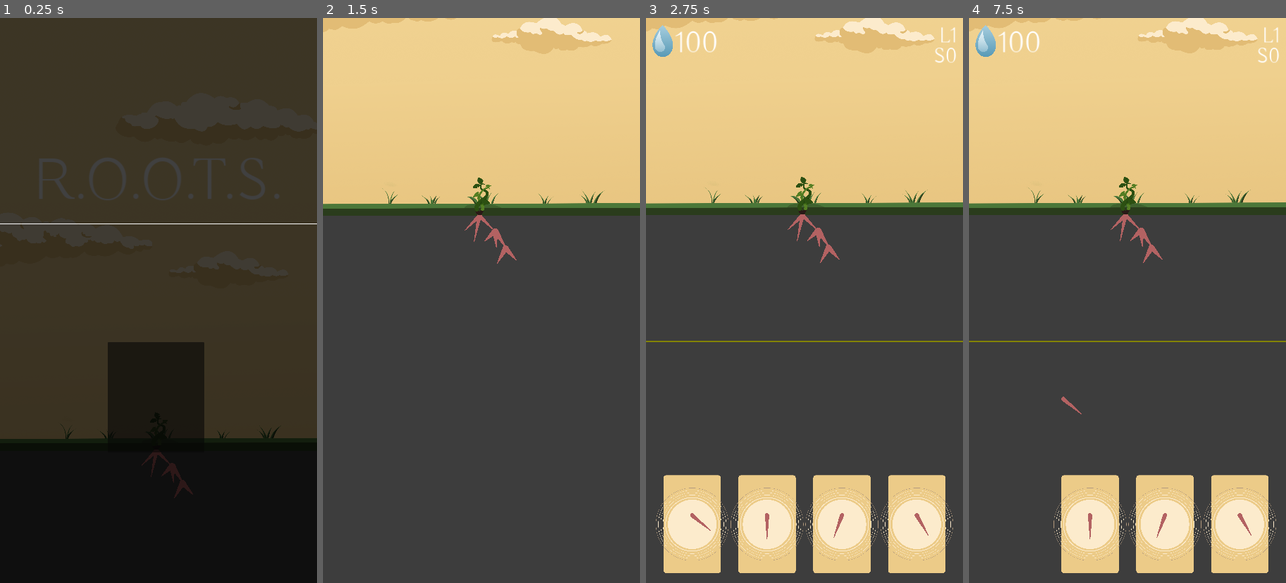
Above: before the commit, frames 1-4 (left to right).
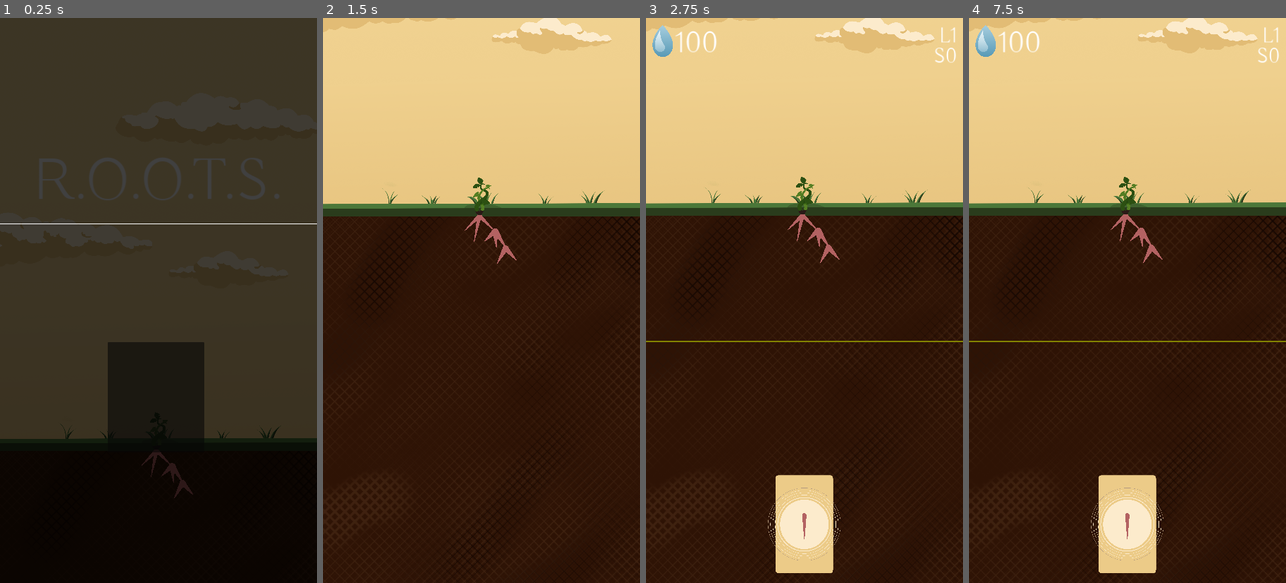
Above: after the commit, the same moments.

Repository: Disablak/ggj23
Game: Godot game, scene res://Main.tscn
The game is run twice, just before and just after one commit, with the same random seed, the same clock (stepped at 60 frames per second) and the same inputs.
Inputs (mouse positions are in pixels of both pictures, inside the frame that each line leads up to):
- Up to frame 1 (0.25 s): no input
- Up to frame 2 (1.5 s): click (478, 396) at 0.5 s; drag from (478, 266) to (513, 176) at 1.27 s
- Up to frame 3 (2.75 s): drag from (801, 221) to (788, 413) at 2.02 s
- Up to frame 4 (7.5 s): move the mouse to (1124, 221) at 2.77 s; click (1124, 221) at 2.92 s; tap Enter at 3.5, 5, 6.5 s; drag from (1140, 238) to (1032, 215) at 3.52 s; tap Space at 4.25, 5.75, 7.25 s; drag from (1152, 255) to (1143, 300) at 4.27 s; drag from (1152, 255) to (1079, 159) at 5.02 s; move the mouse to (1140, 238) at 5.77 s; click (1140, 238) at 5.92 s; drag from (1140, 238) to (1064, 328) at 6.52 s; drag from (1016, 526) to (1159, 176) at 7.27 s

The runs differ from the first frame. In frame 2, 65% of the frame differs, in the area x 0-100%, y 35-100%; in frame 3, 63%; in frame 4, 63%.

Commit message:
level edit

Diff:
--- a/levels/Level1.tscn
+++ b/levels/Level1.tscn
@@ -1,9 +1,11 @@
 [gd_scene load_steps=3 format=3 uid="uid://cf3judo7gtoat"]
 
-[ext_resource type="PackedScene" uid="uid://b3vo7or8n5ot5" path="res://levels/LevelBase.tscn" id="1_xvv0e"]
+[ext_resource type="PackedScene" uid="uid://dqip1rqf4uu1v" path="res://levels/LevelBase.tscn" id="1_xvv0e"]
 [ext_resource type="PackedScene" uid="uid://bv6lfet11yn0t" path="res://scenes/StartStick.tscn" id="2_ok2uy"]
 
 [node name="Level" instance=ExtResource("1_xvv0e")]
+count_variant = 1
+tutorial_card_angles = Array[int]([90, 90])
 
 [node name="Line2D" parent="Stick3" index="3"]
 points = PackedVector2Array(2.08165e-12, 2.08165e-12, -18, 88)
--- a/levels/Level2.tscn
+++ b/levels/Level2.tscn
@@ -1,8 +1,9 @@
 [gd_scene load_steps=2 format=3 uid="uid://bppntwk0041qs"]
 
-[ext_resource type="PackedScene" uid="uid://b3vo7or8n5ot5" path="res://levels/LevelBase.tscn" id="1_k1g1a"]
+[ext_resource type="PackedScene" uid="uid://dqip1rqf4uu1v" path="res://levels/LevelBase.tscn" id="1_k1g1a"]
 
 [node name="Level" instance=ExtResource("1_k1g1a")]
+count_variant = 2
 
 [node name="LowerEdge" parent="." index="4"]
 points = PackedVector2Array(-200, 1250, 1200, 1250)
--- a/levels/LevelBase.tscn
+++ b/levels/LevelBase.tscn
@@ -7,8 +7,8 @@
 [ext_resource type="Texture2D" uid="uid://qeida55001id" path="res://assets/medium_test2_plant.png" id="3_4n16j"]
 [ext_resource type="Texture2D" uid="uid://dh35m428vp6uh" path="res://assets/background_plant.png" id="4_6pvtt"]
 [ext_resource type="Texture2D" uid="uid://rda4ekuesgo3" path="res://assets/mini_test2_plant.png" id="4_iwk58"]
-[ext_resource type="Texture2D" uid="uid://bkv6inmu26kki" path="res://assets/white_box.png" id="5_qjhwe"]
 [ext_resource type="Texture2D" uid="uid://smcfor8w7pa2" path="res://assets/grass.png" id="6_0xb24"]
+[ext_resource type="Texture2D" uid="uid://bo88ghnuxulv1" path="res://assets/ground_texture.png" id="8_ulieb"]
 
 [node name="Level" type="Node2D"]
 script = ExtResource("1_8leeb")
@@ -57,11 +57,10 @@
 texture = ExtResource("4_6pvtt")
 
 [node name="Ground" type="Sprite2D" parent="."]
-self_modulate = Color(0.239216, 0.239216, 0.239216, 1)
 z_index = -1
-position = Vector2(536.5, 1640.61)
-scale = Vector2(40, 60.6495)
-texture = ExtResource("5_qjhwe")
+position = Vector2(536.5, 1696)
+scale = Vector2(2, 2)
+texture = ExtResource("8_ulieb")
 
 [node name="Grass" type="Sprite2D" parent="."]
 z_index = -2
--- a/scripts/GUI.gd
+++ b/scripts/GUI.gd
@@ -91,3 +91,22 @@
 	tween.tween_property(fade, "color", color_to, FADE_TIME)
 
 	return tween
+
+
+func update_card_pos(count: int):
+	for child in box_container.get_children():
+		child.visible = false
+
+	Global.card_points.clear()
+
+	for id in count:
+		var child = box_container.get_child(id)
+		child.visible = true
+
+	await get_tree().process_frame
+
+	for id in count:
+		var child = box_container.get_child(id)
+		var pos = child.global_position + child.size / 2
+		Global.card_points.append(pos)
+		child.visible = false
--- a/scripts/Level.gd
+++ b/scripts/Level.gd
@@ -8,6 +8,10 @@
 @export var MEDIUM_SPRITE: Texture2D
 @export var LOW_SPRITE: Texture2D
 
+@export var count_variant := 4
+@export var tutorial_card_angles: Array[int]
+var cur_tutorial_card_id = 0
+
 @onready var line_lower_edge: Line2D = $LowerEdge
 @onready var plant_sprite: Sprite2D = $Plant
 
@@ -15,9 +19,9 @@
 func update_plant_sprite(lower_stick_y: int):
 	var finish_y := line_lower_edge.get_point_position(0).y
 	var total_height := finish_y - GROUND_START_Y
-	var one_segment_heigth := total_height / 3
+	var one_segment_heigth := total_height / 2
 
-	if lower_stick_y > GROUND_START_Y + one_segment_heigth * 2:
+	if lower_stick_y >= finish_y:
 		play_tween_change_sprite(HIGH_SPRITE)
 	elif lower_stick_y > GROUND_START_Y + one_segment_heigth:
 		play_tween_change_sprite(MEDIUM_SPRITE)
@@ -34,3 +38,12 @@
 	tween.tween_property(plant_sprite, "self_modulate:a", 1.0, 0.5).from(0.0)
 	await tween.step_finished
 	plant_sprite.texture = texture
+
+
+func try_get_tutorial_card() -> int:
+	if cur_tutorial_card_id >= tutorial_card_angles.size():
+		return -1
+
+	var result = tutorial_card_angles[cur_tutorial_card_id]
+	cur_tutorial_card_id += 1
+	return result
--- a/scripts/RootsController.gd
+++ b/scripts/RootsController.gd
@@ -54,6 +54,9 @@
 	init_start_sticks()
 	find_all_obstacles()
 
+	sticks_count_variant = level.count_variant
+	Global.gui.update_card_pos(sticks_count_variant)
+
 	lower_edge_start = level.line_lower_edge.get_point_position(0)
 	lower_edge_end = level.line_lower_edge.get_point_position(1)
 
@@ -81,6 +84,7 @@
 
 func on_moved_down():
 	level.line_lower_edge.visible = true
+	await get_tree().process_frame
 	try_to_spawn_new_sticks()
 
 
@@ -243,7 +247,8 @@
 
 
 func try_to_spawn_new_sticks():
-	for pos in Global.card_points:
+	for id in sticks_count_variant:
+		var pos = Global.card_points[id]
 		if dict_pos_and_stick.has(pos):
 			continue
 
@@ -255,7 +260,7 @@
 	level.add_child(new_stick)
 	dict_pos_and_stick[pos] = new_stick
 
-	new_stick.random_generade()
+	new_stick.random_generade(level.try_get_tutorial_card())
 	new_stick.start_pos = pos
 	new_stick.position = pos
 	new_stick.show_card(true)
--- a/scripts/Stick.gd
+++ b/scripts/Stick.gd
@@ -65,8 +65,8 @@
 	z_index = 1 if front else 0
 
 
-func random_generade():
-	var random_angle: int = Global.STICK_ANGLES_VARIANTS.pick_random()
+func random_generade(angle_preset: int):
+	var random_angle: int = Global.STICK_ANGLES_VARIANTS.pick_random() if angle_preset == -1 else angle_preset
 	var random_size: int = randi_range(Global.STICK_SIZE, Global.MAX_STICK_SIZE)
 	var end_point: Vector2 = Vector2(cos(deg_to_rad(random_angle)), sin(deg_to_rad(random_angle))) * random_size
 
Binary file added: assets/ground_texture.png
Not shown, added: assets/ground_texture.png.import
